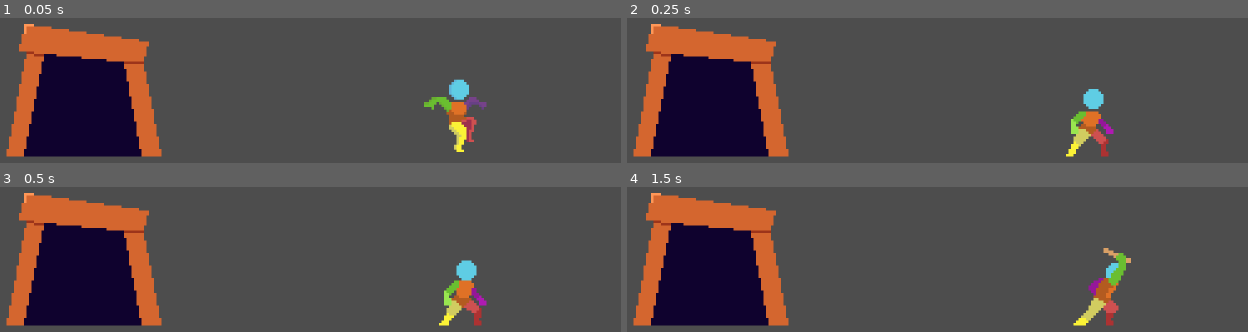
Above: before the commit, frames 1-4 (two rows, left to right).
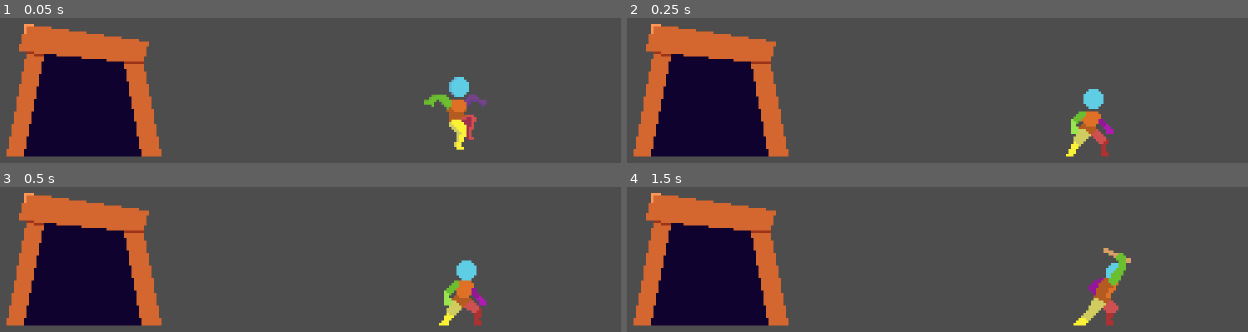
Above: after the commit, the same moments.

Repository: FrozenWellGames/godot_wild_jam_79
Game: Godot game, scene res://Game/HomeScene/home.tscn
Same seed, same stepped clock (60 frames per second), same inputs: the game is played once before the commit and once after it. This scene is started directly instead of the project's main scene.
Inputs:
- Up to frame 1 (0.05 s): no input
- Up to frame 2 (0.25 s): no input
- Up to frame 3 (0.5 s): no input
- Up to frame 4 (1.5 s): hold Ctrl (action) 0.53-1.28 s; hold D (move_right) from 0.53 s (still down); tap Space (jump) at 0.77 s; tap Ctrl (action) at 1.35 s

The runs differ from the first frame. In frame 1, 0.9% of the frame differs, in the area x 68-79%, y 40-93%; in frame 2, nothing differs; in frame 3, nothing differs; in frame 4, nothing differs.

Commit message:
inventory progress

Diff:
--- a/Game/HomeScene/MineEntrance/mine_entrance.gd
+++ b/Game/HomeScene/MineEntrance/mine_entrance.gd
@@ -5,7 +5,7 @@
 
 
 func _process(_delta: float) -> void:
-	if Input.is_action_pressed("move_up"):
+	if Input.is_action_pressed("move_up") and player_is_overlapping:
 		get_tree().change_scene_to_file("res://Game/MiningScene/mining_scene.tscn")
 
 func _on_area_2d_body_entered(body: Node2D) -> void:
--- a/Game/HomeScene/MineEntrance/mine_entrance.tscn
+++ b/Game/HomeScene/MineEntrance/mine_entrance.tscn
@@ -9,6 +9,10 @@
 [node name="MineEntrance" type="Node2D"]
 script = ExtResource("1_lsxwu")
 
+[node name="Sprite2D" type="Sprite2D" parent="."]
+position = Vector2(0, -28)
+texture = ExtResource("1_x3g7k")
+
 [node name="Area2D" type="Area2D" parent="."]
 position = Vector2(0, -10)
 
@@ -16,9 +20,5 @@
 position = Vector2(-0.5, -7)
 shape = SubResource("RectangleShape2D_lsxwu")
 
-[node name="Sprite2D" type="Sprite2D" parent="."]
-position = Vector2(0, -28)
-texture = ExtResource("1_x3g7k")
-
 [connection signal="body_entered" from="Area2D" to="." method="_on_area_2d_body_entered"]
 [connection signal="body_exited" from="Area2D" to="." method="_on_area_2d_body_exited"]
--- a/Game/HomeScene/home.tscn
+++ b/Game/HomeScene/home.tscn
@@ -14,4 +14,4 @@
 scale = Vector2(15.96, 1.00364)
 
 [node name="Player" parent="." instance=ExtResource("2_sobo7")]
-position = Vector2(216, 173)
+position = Vector2(216, 172)
--- a/Game/MiningScene/Collectable/collectable.tscn
+++ /dev/null
@@ -1,16 +0,0 @@
-[gd_scene load_steps=3 format=3 uid="uid://dkllacsyjfh2b"]
-
-[ext_resource type="Texture2D" uid="uid://b3yyl6yfh4ybv" path="res://Game/MiningScene/Mineable/Assets/collectable_rock.png" id="1_a5k0q"]
-
-[sub_resource type="RectangleShape2D" id="RectangleShape2D_yjke1"]
-size = Vector2(13, 11)
-
-[node name="Collectable" type="Area2D"]
-
-[node name="CollisionShape2D" type="CollisionShape2D" parent="."]
-position = Vector2(0.5, -5.5)
-shape = SubResource("RectangleShape2D_yjke1")
-
-[node name="Sprite2D" type="Sprite2D" parent="."]
-position = Vector2(0, -8)
-texture = ExtResource("1_a5k0q")
--- /dev/null
+++ b/Game/MiningScene/InventoryItem/inventory_item.gd
@@ -0,0 +1,21 @@
+@tool
+extends Node2D
+
+@export_subgroup("Settings")
+@export  var item_type:String = ""
+@export var item_name: String = ""
+@export  var item_textture: Texture
+@export var item_effect: String = ""
+var scene_path: String = "res://Game/MiningScene/InventoryItem/inventory_item.tscn"
+
+@onready var icon_sprite = $Sprite2D
+
+
+func _ready() -> void:
+	if not Engine.is_editor_hint():
+		icon_sprite.texture = item_textture
+
+
+func _process(delta: float) -> void:
+	if Engine.is_editor_hint():
+		icon_sprite.texture = item_textture
--- /dev/null
+++ b/Game/MiningScene/InventoryItem/inventory_item.tscn
@@ -0,0 +1,20 @@
+[gd_scene load_steps=4 format=3 uid="uid://dkllacsyjfh2b"]
+
+[ext_resource type="Script" uid="uid://ryhdmes6kcb4" path="res://Game/MiningScene/InventoryItem/inventory_item.gd" id="1_oovlj"]
+[ext_resource type="Texture2D" uid="uid://b3yyl6yfh4ybv" path="res://Game/MiningScene/Mineable/Assets/collectable_rock.png" id="2_6fp6x"]
+
+[sub_resource type="RectangleShape2D" id="RectangleShape2D_yjke1"]
+size = Vector2(13, 11)
+
+[node name="InventoryItem" type="Node2D" groups=["items"]]
+script = ExtResource("1_oovlj")
+
+[node name="Sprite2D" type="Sprite2D" parent="."]
+position = Vector2(0, -8)
+texture = ExtResource("2_6fp6x")
+
+[node name="Area2D" type="Area2D" parent="."]
+
+[node name="CollisionShape2D" type="CollisionShape2D" parent="Area2D"]
+position = Vector2(0.5, -5.5)
+shape = SubResource("RectangleShape2D_yjke1")
--- a/Player/player.gd
+++ b/Player/player.gd
@@ -11,6 +11,7 @@
 
 
 func _ready():
+	GameManager.set_player_reference(self)
 	state = states.PLATFORM
 	$Sprite2D/WeaponHitbox/CollisionShape2D.disabled = true
 
--- a/Singletons/game_manager.gd
+++ b/Singletons/game_manager.gd
@@ -1 +1,8 @@
 extends Node
+
+
+var player_node: CharacterBody2D = null
+
+
+func set_player_reference(player:CharacterBody2D)-> void:
+	player_node = player
--- a/Singletons/inventory.gd
+++ b/Singletons/inventory.gd
@@ -1 +1,16 @@
 extends Node
+
+
+var inventory = []
+
+func _ready() -> void:
+	inventory.resize(10)
+
+func add_item() -> void:
+	SignalManager.emit_signal("inventory_updated")
+
+func remove_item() -> void:
+	SignalManager.emit_signal("inventory_updated")
+
+func increase_inventory_size() -> void:
+	SignalManager.emit_signal("inventory_updated")
--- a/Singletons/signal_manager.gd
+++ b/Singletons/signal_manager.gd
@@ -1 +1,5 @@
 extends Node
+
+
+
+signal inventory_updated()
--- a/project.godot
+++ b/project.godot
@@ -20,6 +20,10 @@
 SignalManager="*res://Singletons/signal_manager.gd"
 GameManager="*res://Singletons/game_manager.gd"
 Inventory="*res://Singletons/inventory.gd"
+
+[debug]
+
+gdscript/warnings/unused_signal=0
 
 [display]
 
Not shown, added: Game/MiningScene/InventoryItem/inventory_item.gd.uid
